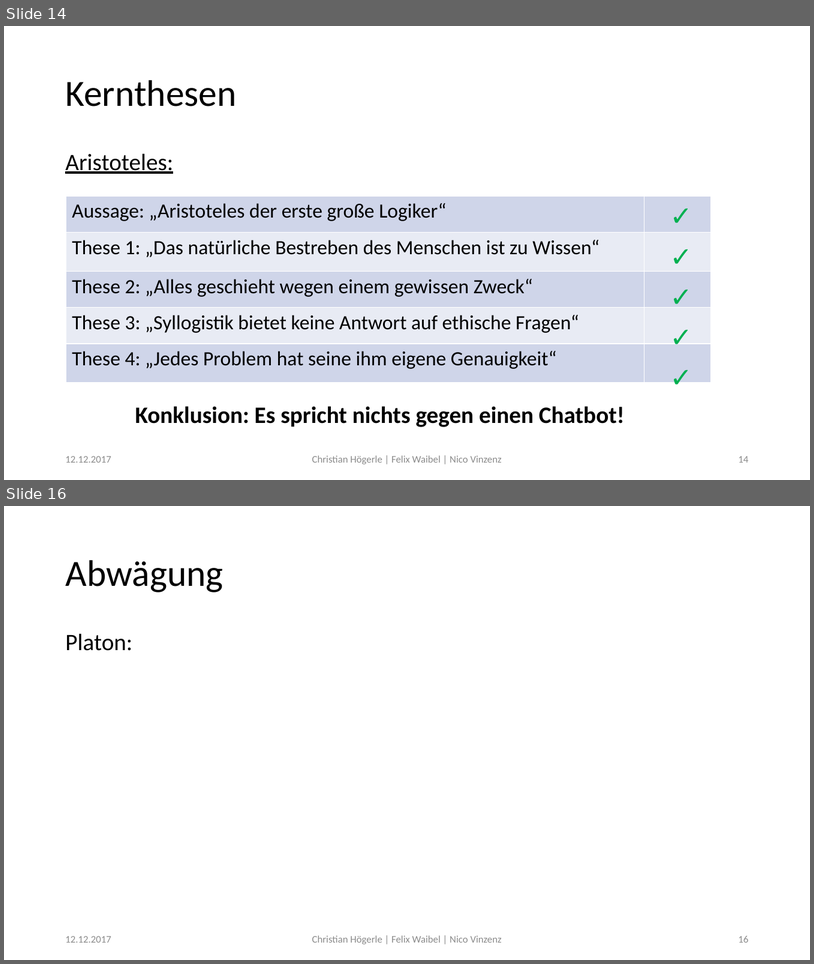
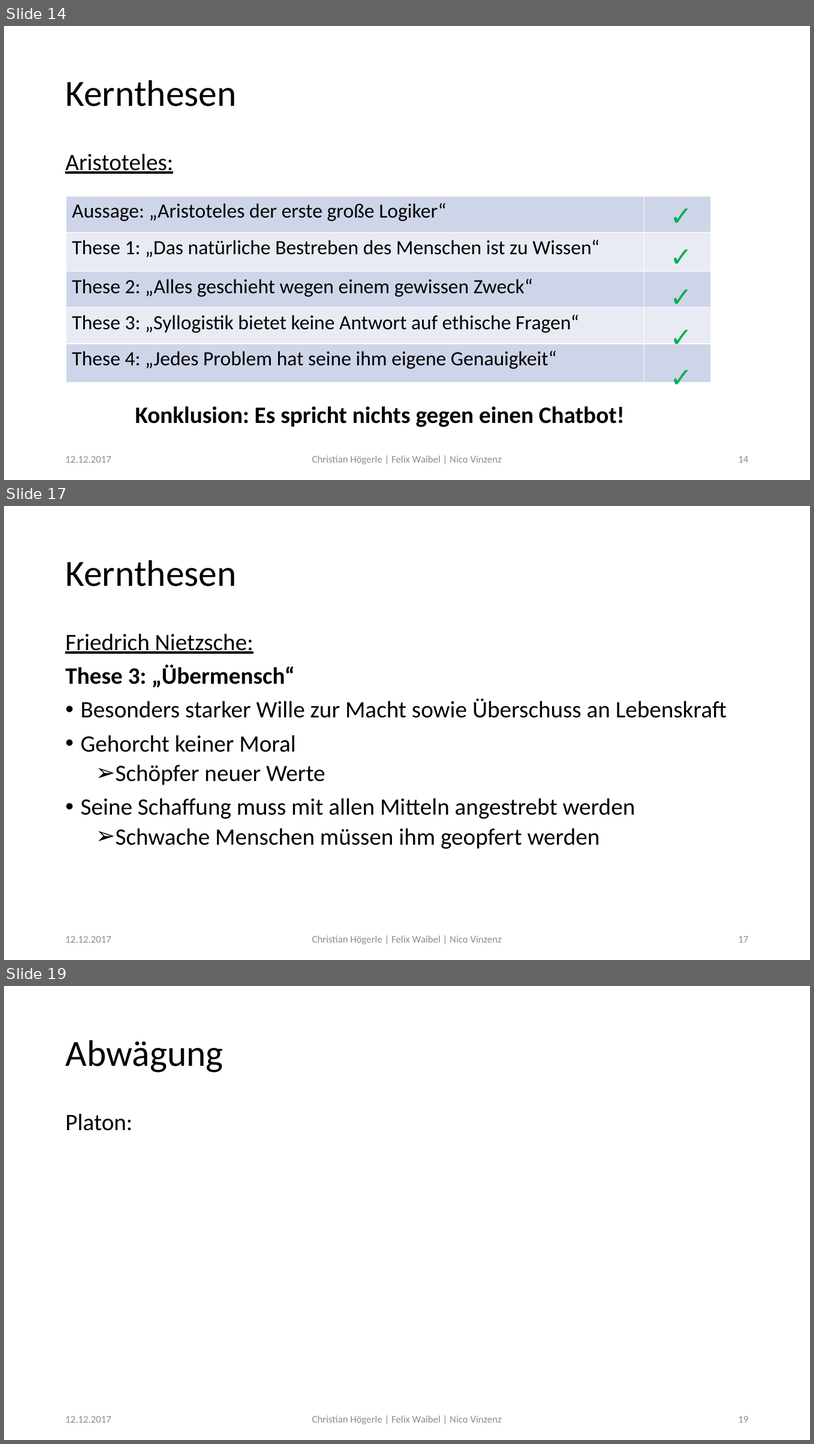
Before and after one commit to Fewa93/Berufsethik, a slide deck: Präsentation/Berufsethik.pptx. Shown one above the other, each under a label of ours: slides 14 and 16 before the commit, slides 14, 17 and 19 after it; the slides between them are not shown. The pictures are 814x964 and 814x1444 pixels, drawn with LibreOffice and Linux fonts; fonts in the diff are those of the drawing. Boxes give left, top, right and bottom in pixels: in the first picture for what was removed or moved away, otherwise in the second. Text is boxed around its words. In the diff, an @@ line names an element or a change of style, - is before the commit and + after.

Commit message:
Präsentation KernthesenNietzsche

```diff
--- a/Präsentation/Berufsethik.pptx
+++ b/Präsentation/Berufsethik.pptx
@@ slide 17 added at (4, 506, 810, 960), background #FFFFFF @@
@@ title added at (65, 560, 236, 586), 44 pt, text #000000 @@
+Kernthesen
@@ text added at (65, 633, 727, 849), 28 pt, text #000000 @@
+Friedrich Nietzsche:
+These 3: „Übermensch“
+• Besonders starker Wille zur Macht sowie Überschuss an Lebenskraft
+• Gehorcht keiner Moral
+  ➢ Schöpfer neuer Werte
+• Seine Schaffung muss mit allen Mitteln angestrebt werden
+  ➢ Schwache Menschen müssen ihm geopfert werden
@@ text added at (65, 936, 111, 942), 12 pt, text #8C8C8C @@
+12.12.2017
@@ text added at (312, 935, 502, 944), 12 pt, text #8C8C8C @@
+Christian Högerle | Felix Waibel | Nico Vinzenz
@@ page number added at (738, 936, 749, 942), 12 pt, text #8C8C8C @@
+17
@@ what was slide 16 is now slide 19 @@
@@ page number at (738, 1416, 749, 1422): text changed @@
-16
+19
```
Also in this commit, not shown: 1 slide changed, 2 other slides added.
